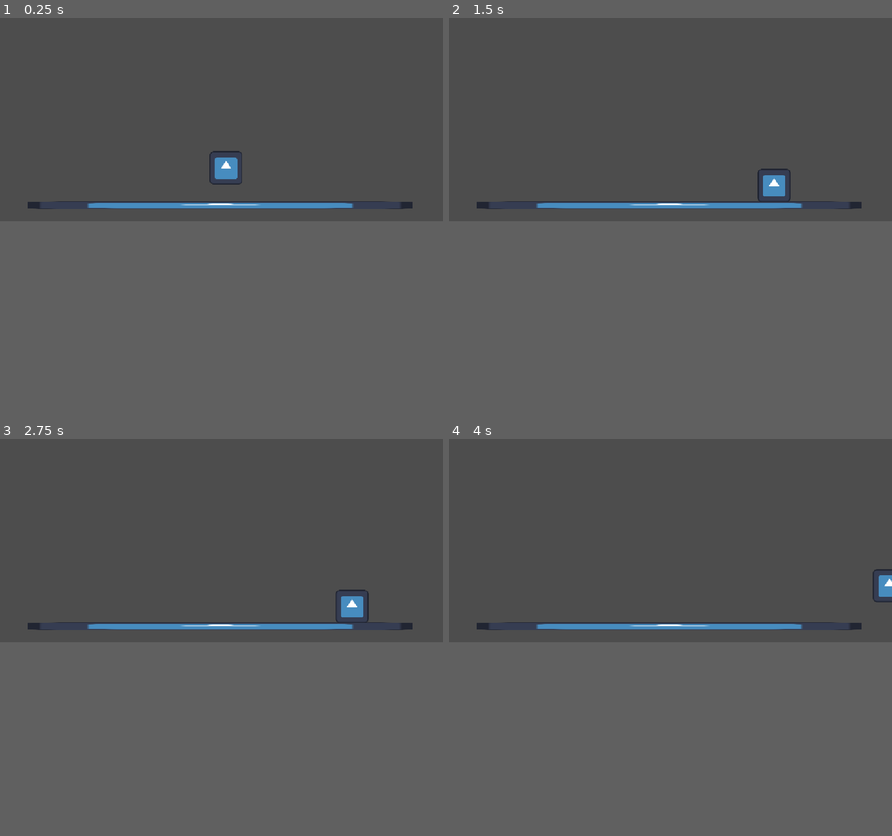
Above: before the commit, frames 1-4 (two rows, left to right).
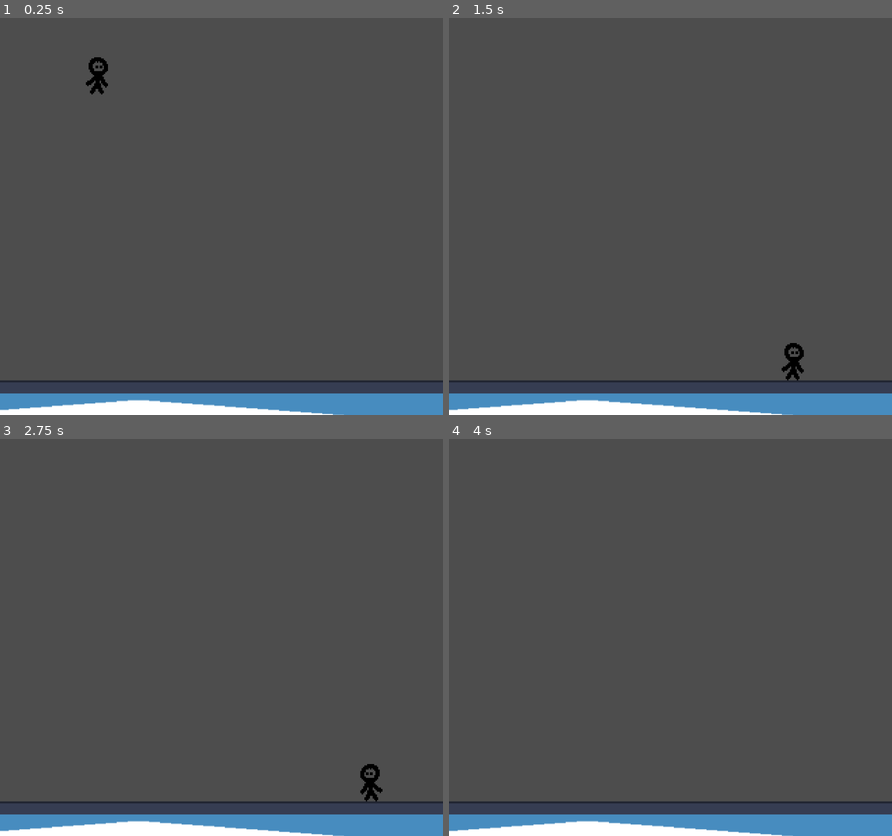
Above: after the commit, the same moments.

Repository: tanmayrajk/kinda-like-linerider-ig
Game: Godot game, scene res://scenes/main.tscn
The game is run twice, just before and just after one commit, with the same random seed, the same clock (stepped at 60 frames per second) and the same inputs. The engine's default icon, where the game draws it, is replaced by a stand-in: a white triangle on a blue panel in a dark square.
Inputs (mouse positions are in pixels of both pictures, inside the frame that each line leads up to):
- Up to frame 1 (0.25 s): no input
- Up to frame 2 (1.5 s): tap Enter at 0.5 s; move the mouse to (767, 85) at 0.52 s; hold D (move_right) from 0.53 s (still down); tap Alt at 0.6 s; click (767, 85) at 0.67 s; tap Space (jump) at 0.77 s; move the mouse to (581, 109) at 1.27 s; tap Shift at 1.35 s
- Up to frame 3 (2.75 s): tap Space (jump) at 1.52 s; move the mouse to (265, 462) at 2.02 s; release D (move_right) at 2.03 s; hold A (move_left) from 2.03 s (still down); tap Alt at 2.1 s
- Up to frame 4 (4 s): move the mouse to (648, 566) at 2.77 s; release A (move_left) at 2.78 s; hold D (move_right) from 2.78 s (still down); tap Shift at 2.85 s; click (648, 566) at 2.92 s; tap Space (jump) at 3.02, 3.77 s; move the mouse to (803, 554) at 3.52 s; tap Alt at 3.6 s
In our replay, the window is 800x450 before the commit and 800x800 after it. These sizes can differ from the game's own. Grey fills any space a smaller window leaves; there, only what the larger window draws over its background counts as a difference.

The runs differ from the first frame. In frame 1, 7.7% of the frame differs, in the area x 0-100%, y 9-100%; in frame 2, 7.7%; in frame 3, 7.7%; in frame 4, 7.3%.

Commit message:
add idle animation and sprite flipping and play around with window dimensions a bit (the game is a square now)

Diff:
--- a/project.godot
+++ b/project.godot
@@ -17,6 +17,11 @@
 
 [display]
 
+window/size/viewport_width=320
+window/size/viewport_height=320
+window/size/resizable=false
+window/size/window_width_override=640
+window/size/window_height_override=640
 window/stretch/mode="canvas_items"
 window/stretch/aspect="expand"
 
@@ -48,4 +53,5 @@
 
 [rendering]
 
+textures/canvas_textures/default_texture_filter=0
 rendering_device/driver.windows="d3d12"
--- a/scenes/main.tscn
+++ b/scenes/main.tscn
@@ -4,16 +4,16 @@
 [ext_resource type="PackedScene" uid="uid://dksjy6yduj422" path="res://scenes/player.tscn" id="2_0wfyh"]
 
 [sub_resource type="RectangleShape2D" id="RectangleShape2D_35tmg"]
-size = Vector2(1000, 20)
+size = Vector2(1000, 50)
 
 [node name="main" type="Node2D" unique_id=1082448277]
 
 [node name="ground" type="StaticBody2D" parent="." unique_id=1393072704]
-position = Vector2(573, 607)
+position = Vector2(100, 320)
 
 [node name="Sprite2D" type="Sprite2D" parent="ground" unique_id=1784782983]
-position = Vector2(1.3589859e-05, -1.9073486e-06)
-scale = Vector2(7.8125, 0.15625001)
+position = Vector2(1.3589859e-05, 1.3828278e-05)
+scale = Vector2(7.8125, 0.3906247)
 texture = ExtResource("1_o5qli")
 metadata/_edit_lock_ = true
 
@@ -22,4 +22,4 @@
 metadata/_edit_lock_ = true
 
 [node name="player" parent="." unique_id=291602364 instance=ExtResource("2_0wfyh")]
-position = Vector2(588, 481)
+position = Vector2(70, 44)
--- a/scenes/player.tscn
+++ b/scenes/player.tscn
@@ -1,17 +1,42 @@
 [gd_scene format=3 uid="uid://dksjy6yduj422"]
 
-[ext_resource type="Texture2D" uid="uid://cairll5r8ant4" path="res://icon.svg" id="1_3vyb7"]
 [ext_resource type="Script" uid="uid://d3o001rpvd3rd" path="res://scripts/player.gd" id="1_g2els"]
+[ext_resource type="Texture2D" uid="uid://dh88s0k5bduh1" path="res://assets/guy-idle.png" id="3_qhqgy"]
 
-[sub_resource type="CircleShape2D" id="CircleShape2D_wk8ta"]
-radius = 42.0119
+[sub_resource type="CapsuleShape2D" id="CapsuleShape2D_tuyoq"]
+radius = 7.0
+height = 26.58
+
+[sub_resource type="AtlasTexture" id="AtlasTexture_dqkch"]
+atlas = ExtResource("3_qhqgy")
+region = Rect2(0, 0, 32, 32)
+
+[sub_resource type="AtlasTexture" id="AtlasTexture_qlg0r"]
+atlas = ExtResource("3_qhqgy")
+region = Rect2(32, 0, 32, 32)
+
+[sub_resource type="SpriteFrames" id="SpriteFrames_35tmg"]
+animations = [{
+"frames": [{
+"duration": 1.0,
+"texture": SubResource("AtlasTexture_dqkch")
+}, {
+"duration": 1.0,
+"texture": SubResource("AtlasTexture_qlg0r")
+}],
+"loop": 1,
+"name": &"idle",
+"speed": 5.0
+}]
 
 [node name="player" type="CharacterBody2D" unique_id=291602364]
 script = ExtResource("1_g2els")
 
-[node name="Sprite2D" type="Sprite2D" parent="." unique_id=1030726718]
-scale = Vector2(0.67, 0.67)
-texture = ExtResource("1_3vyb7")
+[node name="CollisionShape2D" type="CollisionShape2D" parent="." unique_id=886853184]
+position = Vector2(0, 2.71)
+shape = SubResource("CapsuleShape2D_tuyoq")
 
-[node name="CollisionShape2D" type="CollisionShape2D" parent="." unique_id=886853184]
-shape = SubResource("CircleShape2D_wk8ta")
+[node name="AnimatedSprite2D" type="AnimatedSprite2D" parent="." unique_id=1225055393]
+sprite_frames = SubResource("SpriteFrames_35tmg")
+animation = &"idle"
+frame_progress = 0.98973817
--- a/scripts/player.gd
+++ b/scripts/player.gd
@@ -1,9 +1,9 @@
 extends CharacterBody2D
 
-const SPEED = 300.0
+const SPEED = 200.0
 const ACCELERATION = 1500.0
 const FRICTION = 2000.0
-const JUMP_VELOCITY = -500.0
+const JUMP_VELOCITY = -350.0
 const JUMP_CUT = 0.5
 
 func _physics_process(delta: float) -> void:
@@ -22,4 +22,9 @@
 	else:
 		velocity.x = move_toward(velocity.x, 0, FRICTION * delta)
 
+	$AnimatedSprite2D.play("idle")
+
+	if direction != 0:
+		$AnimatedSprite2D.flip_h = direction < 0
+
 	move_and_slide()
Binary file added: assets/guy-idle.png
Not shown, added: assets/guy-idle.png.import
